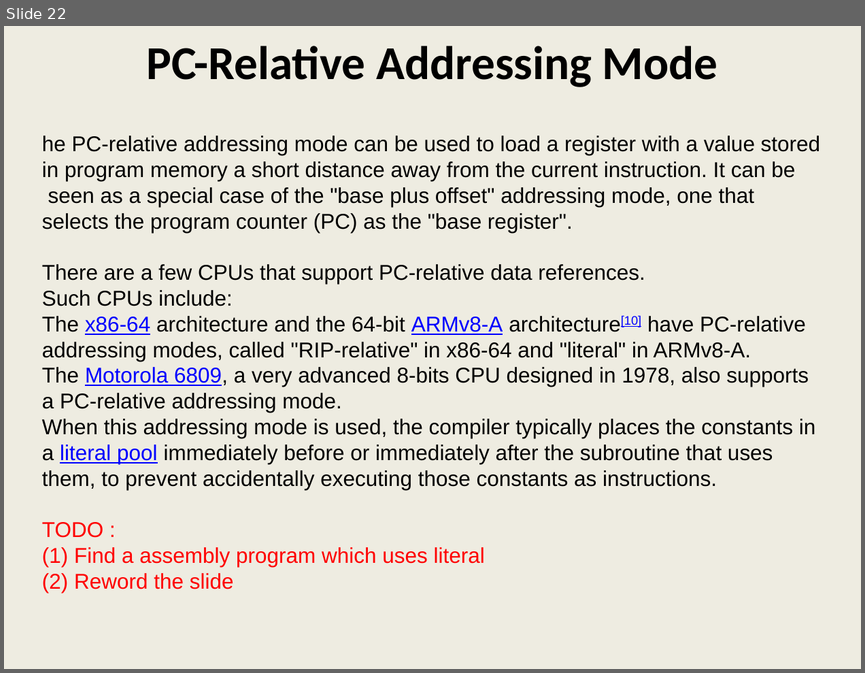
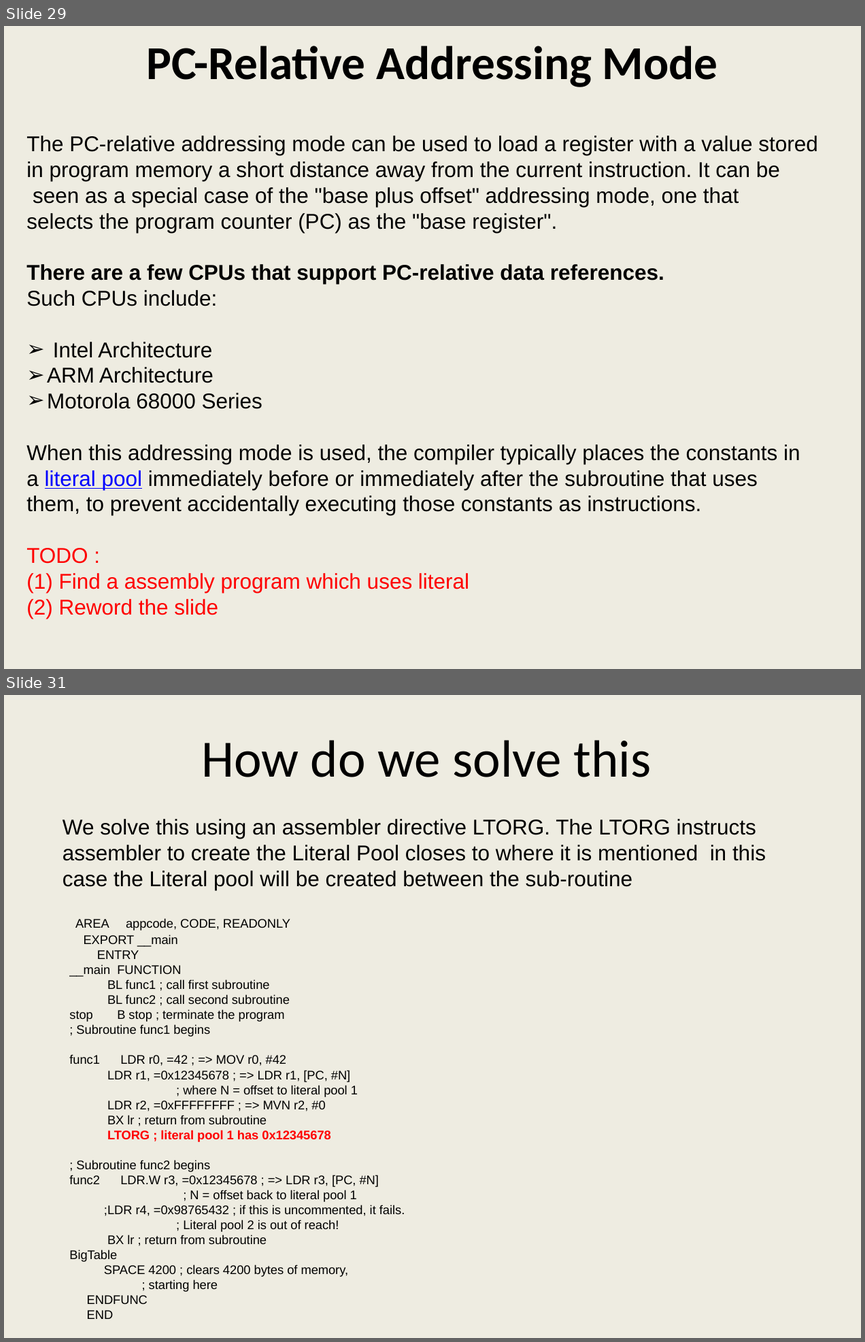
Before and after one commit to girishsukukumar/ARM-Architecture, a slide deck: Module-5.pptx. Shown one above the other, each under a label of ours: slide 22 before the commit, slides 29 and 31 after it; the slides between them are not shown. The pictures are 865x673 and 865x1342 pixels, drawn with LibreOffice and Linux fonts; fonts in the diff are those of the drawing. Boxes give left, top, right and bottom in pixels: in the first picture for what was removed or moved away, otherwise in the second. Text is boxed around its words. In the diff, an @@ line names an element or a change of style, - is before the commit and + after.

```diff
--- a/Module-5.pptx
+++ b/Module-5.pptx
@@ slide 31 added at [4,695,861,1338], background #EEECE1 @@
@@ title added at [201,740,651,777], 44 pt, text #000000 @@
+How do we solve this
@@ text added at [62,819,766,890], 18 pt, text #000000 @@
+We solve this using an assembler directive LTORG. The LTORG instructs assembler to create the Literal Pool closes to where it is mentioned in this case the Literal pool will be created between the sub-routine
@@ text added at [69,918,405,1319], 10.5 pt, text #000000 @@
+AREA appcode, CODE, READONLY
+EXPORT __main
+ENTRY
+__main FUNCTION
+BL func1 ; call first subroutine
+BL func2 ; call second subroutine
+stop B stop ; terminate the program
+; Subroutine func1 begins
+func1 LDR r0, =42 ; => MOV r0, #42
+LDR r1, =0x12345678 ; => LDR r1, [PC, #N]
+; where N = offset to literal pool 1
+LDR r2, =0xFFFFFFFF ; => MVN r2, #0
+BX lr ; return from subroutine
+LTORG ; literal pool 1 has 0x12345678
+; Subroutine func2 begins
+func2 LDR.W r3, =0x12345678 ; => LDR r3, [PC, #N]
+; N = offset back to literal pool 1
+;LDR r4, =0x98765432 ; if this is uncommented, it fails.
+; Literal pool 2 is out of reach!
+BX lr ; return from subroutine
+BigTable
+SPACE 4200 ; clears 4200 bytes of memory,
+; starting here
+ENDFUNC
+END
@@ what was slide 22 is now slide 29 @@
@@ slide 29 changed as well @@
@@ text "The PC-relative addressing mode can ...": place and size @@
-text "The PC-relative addressing mode can ..." at [42,135,820,589]
+text "The PC-relative addressing mode can ..." at [26,135,818,615]
@@ text at [26,135,818,155]: text changed @@
-he PC-relative addressing mode can be used to load a register with a value stored
+The PC-relative addressing mode can be used to load a register with a value stored
@@ text at [26,264,664,284]: bold on in "There are a few CPUs that support ..." @@
@@ text at [47,342,262,409]: text changed @@
-The x86-64 architecture and the 64-bit ARMv8-A architecture[10] have PC-relative
-addressing modes, called "RIP-relative" in x86-64 and "literal" in ARMv8-A.
-The Motorola 6809, a very advanced 8-bits CPU designed in 1978, also supports
-a PC-relative addressing mode.
+➢ Intel Architecture
+➢ ARM Architecture
+➢ Motorola 68000 Series
```
Also in this commit, not shown: 5 other slides changed, 23 other slides added, 1 slide removed.
